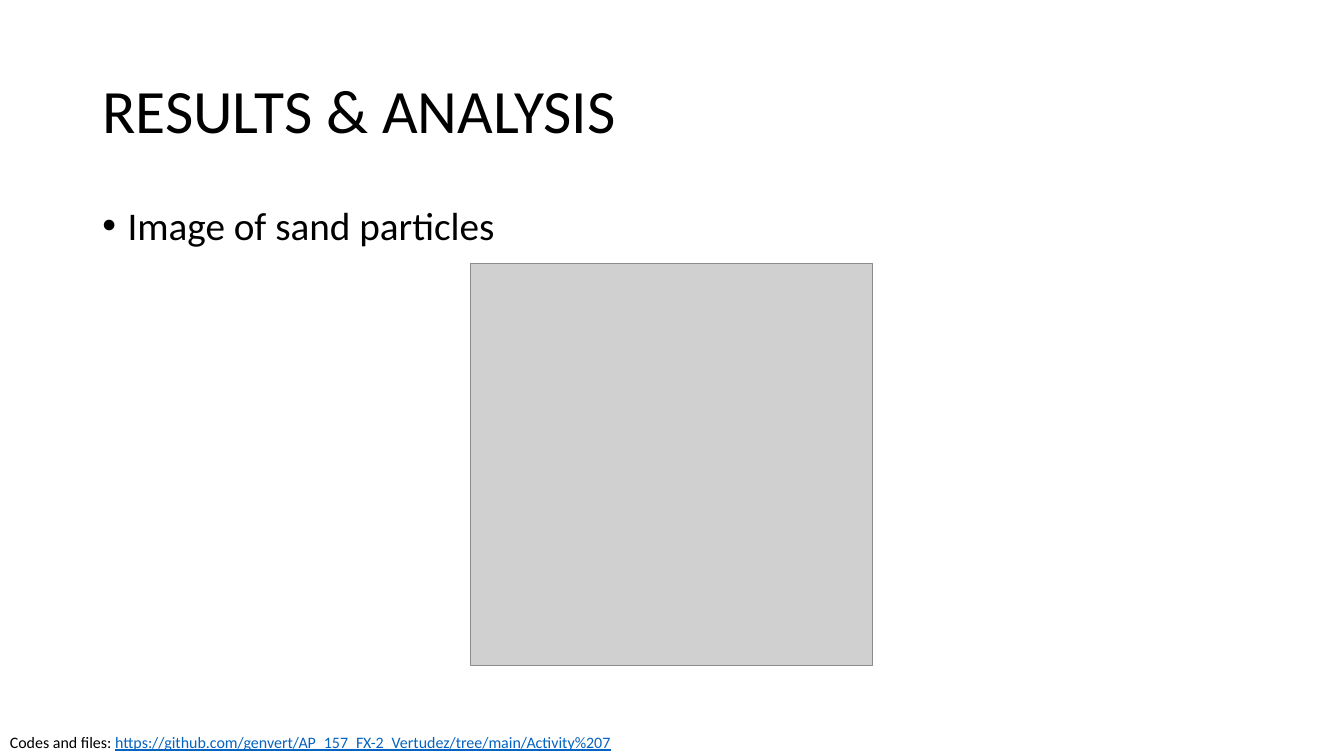
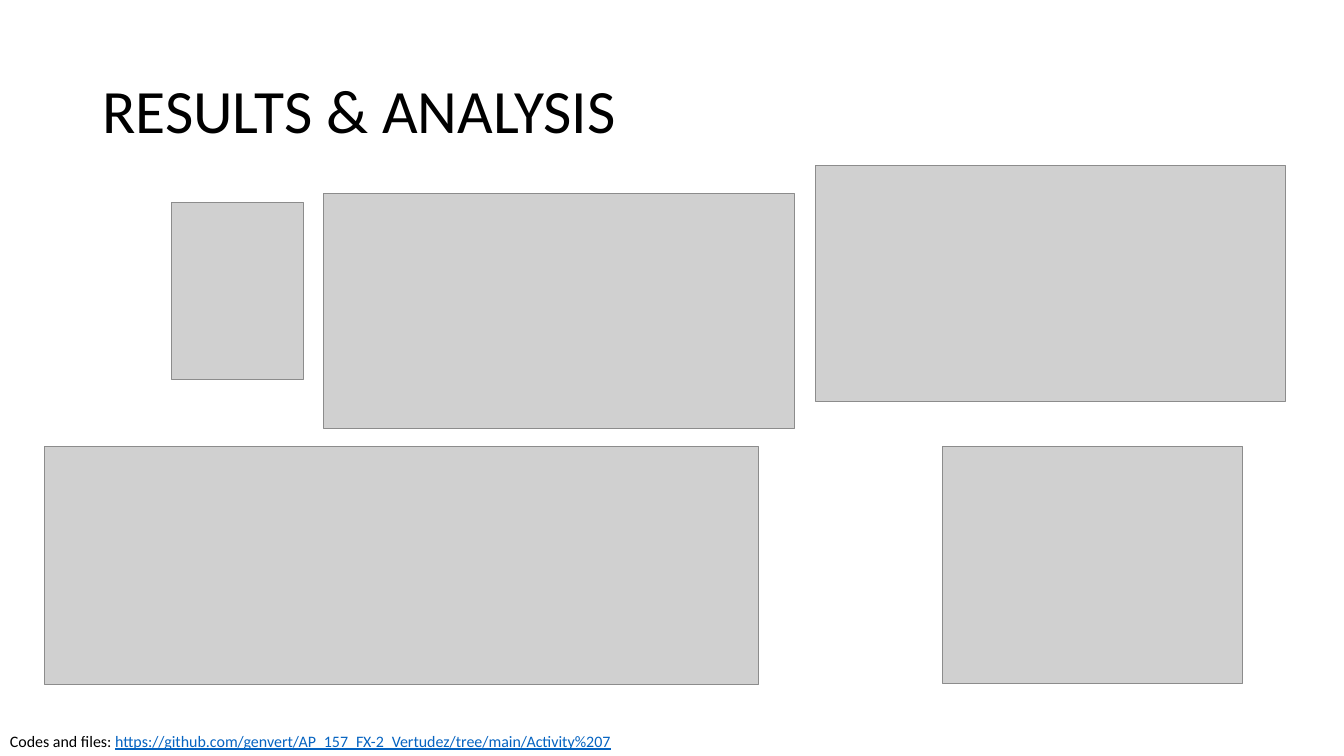
Before and after one commit to genvert/AP_157_FX-2_Vertudez, a slide deck: slide 5 of Activity 07/Vertudez_Activity_7_Report.pptx (slide 3 before the commit). Drawn at 1344x756 pixels with LibreOffice and Linux fonts; fonts in the diff are those of the drawing; grey boxes stand for pictures. Boxes give left, top, right and bottom in pixels: in the first picture for what was removed or moved away, otherwise in the second. Text is boxed around its words. In the diff, an @@ line names an element or a change of style, - is before the commit and + after.

```diff
--- a/Activity 07/Vertudez_Activity_7_Report.pptx
+++ b/Activity 07/Vertudez_Activity_7_Report.pptx
@@ picture added at [816, 166, 1287, 401] @@
@@ picture added at [171, 203, 303, 379] @@
@@ picture added at [324, 194, 795, 429] @@
@@ text removed at [128, 212, 494, 247] @@
-• Image of sand particles
@@ picture removed at [471, 264, 873, 666] @@
@@ picture added at [44, 447, 758, 685] @@
@@ picture added at [943, 447, 1243, 684] @@
```
Also in this commit, not shown: 2 other slides changed, 8 slides removed, 5 other files.
